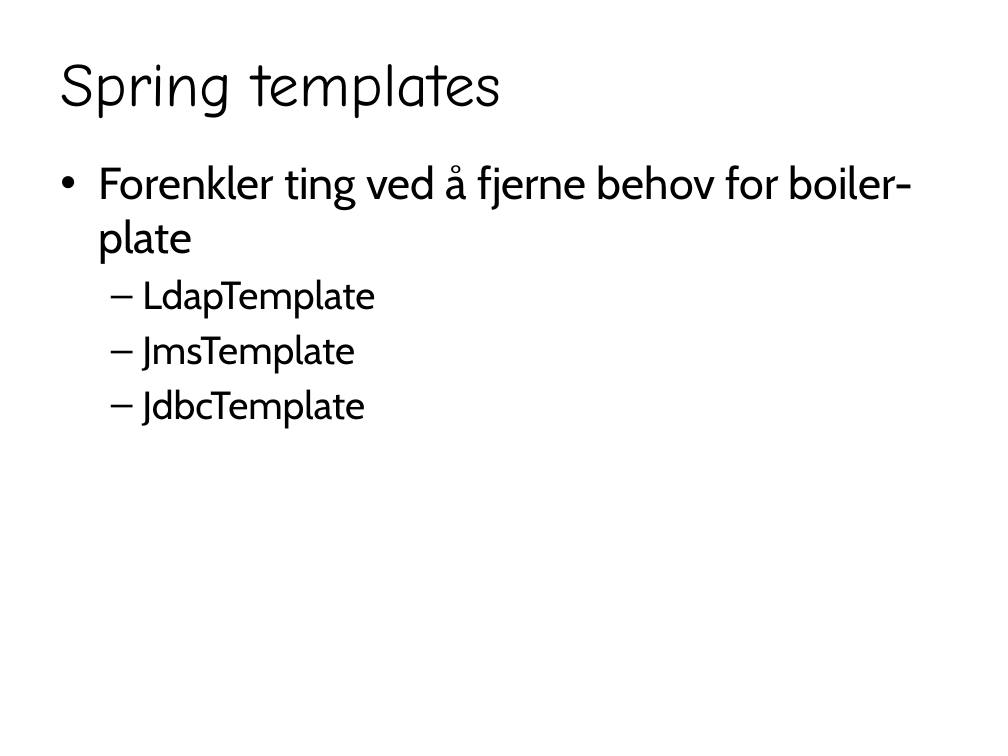
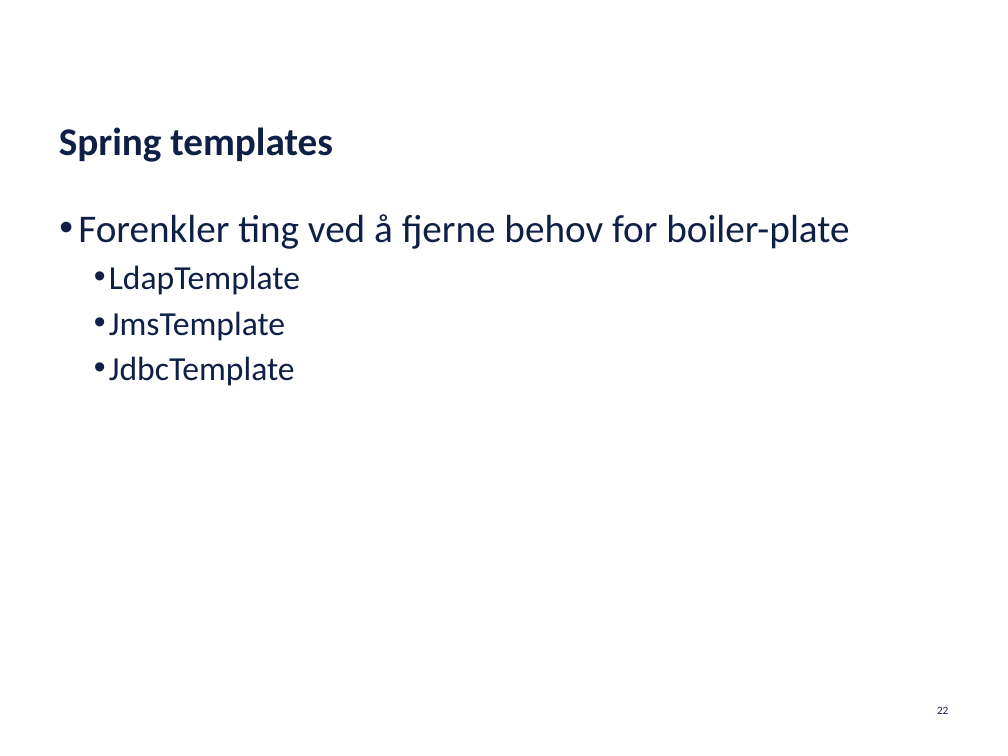
Before and after one commit to netcompanyno/springKurs, a slide deck: slide 22 of adm/Spring.pptx. Drawn at 1008x756 pixels with LibreOffice and Linux fonts; fonts in the diff are those of the drawing; background and template pictures are left out. Boxes give left, top, right and bottom in pixels: in the first picture for what was removed or moved away, otherwise in the second. Text is boxed around its words. In the diff, an @@ line names an element or a change of style, - is before the commit and + after.

```diff
--- a/adm/Spring.pptx
+++ b/adm/Spring.pptx
@@ title "Spring templates" moved from (x1=60, y1=64, x2=501, y2=118) to (x1=59, y1=127, x2=333, y2=162) @@
@@ title "Spring templates" at (x1=59, y1=127, x2=333, y2=162): size 44 to 28 pt, font Comic Neue to Calibri, text colour #000000 to #0F2047, bold on; line spacing 1 to 23pt; vertical alignment middle to bottom @@
@@ text "Forenkler ting ved å fjerne ..." moved from (x1=98, y1=165, x2=914, y2=428) to (x1=78, y1=214, x2=849, y2=386) @@
@@ text "Forenkler ting ved å fjerne ..." at (x1=78, y1=214, x2=849, y2=386): size 32 to 28 pt in "Forenkler ting ved å fjerne behov for ..."; font Cabin to Calibri, text colour #000000 to #0F2047; size 28 to 24 pt in "LdapTemplate", "JmsTemplate", "JdbcTemplate"; indent changed; more space between paragraphs; bullet – to •; less space between paragraphs @@
@@ page number added at (x1=937, y1=706, x2=948, y2=714), 8 pt, text #0F2047 @@
+22
```
Also in this commit, not shown: 25 other slides changed, 1 slide added, 1 slide removed, 2 other files.
